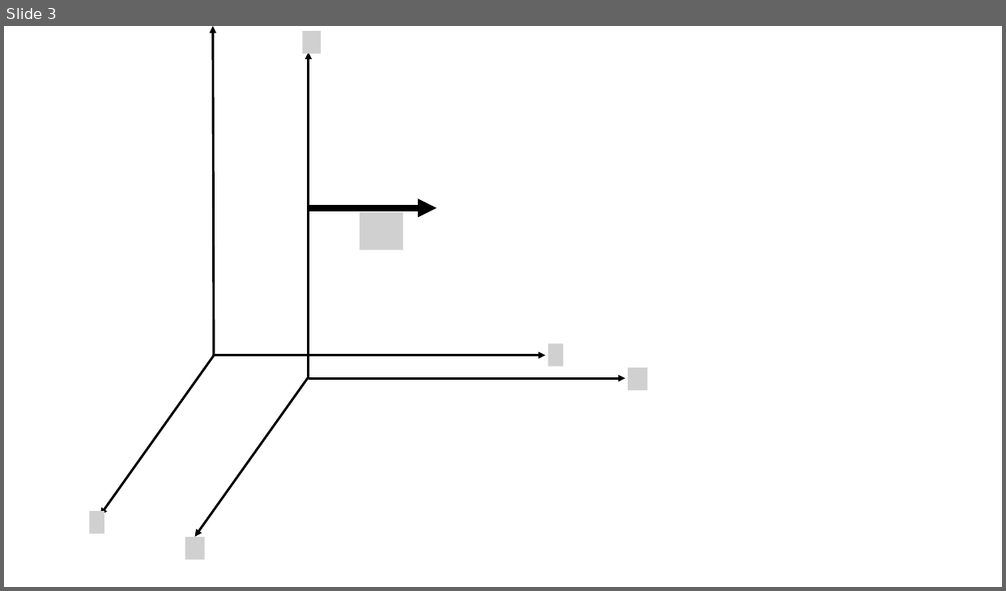
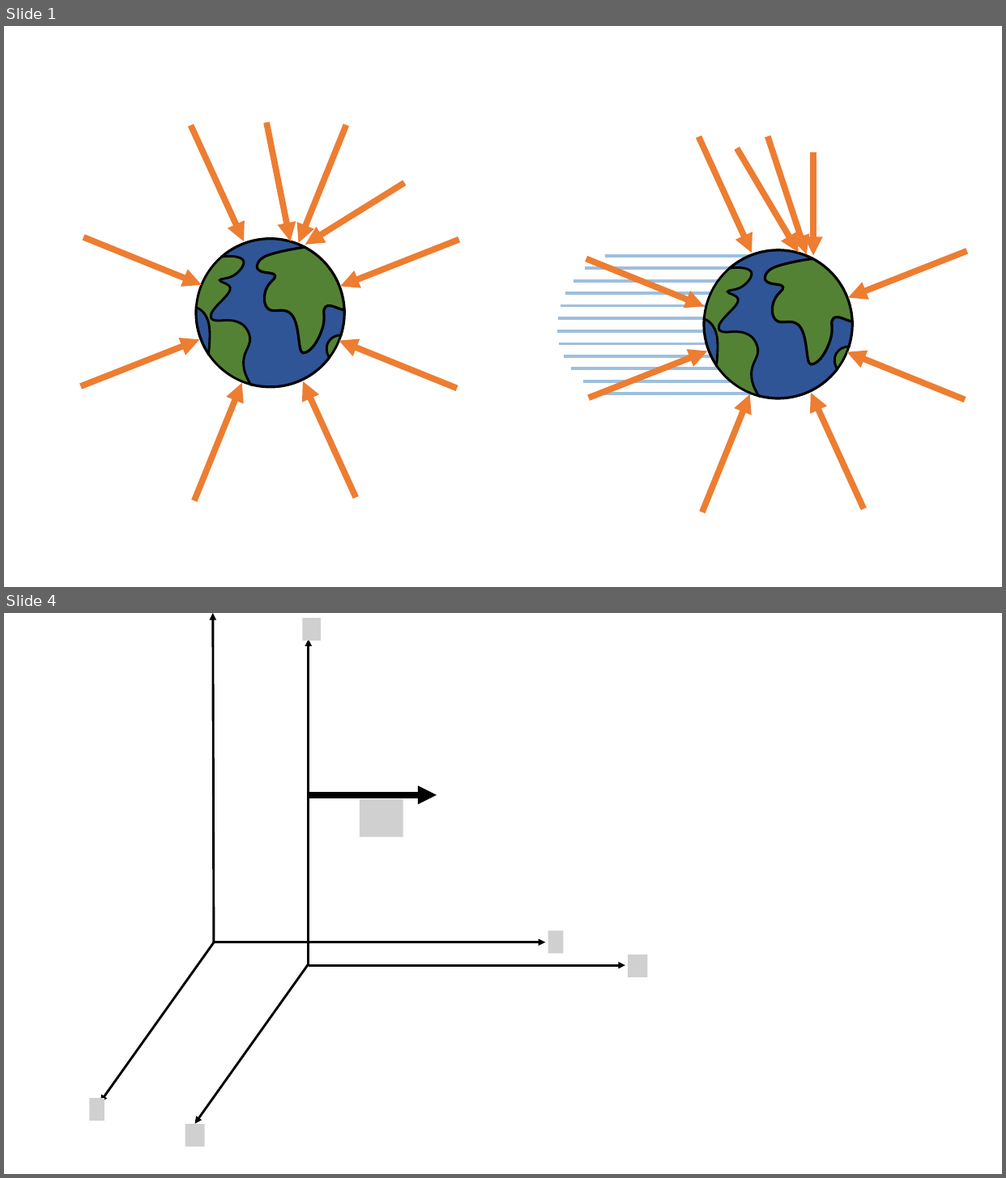
Before and after one commit to Phy-Hub/phy-hub.github.io, a slide deck: topics/special-relativity/media/SR Figures.pptx. Shown one above the other, each under a label of ours: slide 3 before the commit, slides 1 and 4 after it; the slides between them are not shown. The pictures are 1006x591 and 1006x1178 pixels, drawn with LibreOffice and Linux fonts; fonts in the diff are those of the drawing; grey boxes stand for pictures; background and template pictures are left out. Boxes give left, top, right and bottom in pixels: in the first picture for what was removed or moved away, otherwise in the second. Text is boxed around its words. In the diff, an @@ line names an element or a change of style, - is before the commit and + after.

```diff
--- a/topics/special-relativity/media/SR Figures.pptx
+++ b/topics/special-relativity/media/SR Figures.pptx
@@ slide 1 added at bbox=[4, 26, 1002, 587], background #FFFFFF @@
@@ arrow added from (266, 122) to (291, 241), #ED7D31 6 pt @@
@@ arrow added from (699, 137) to (752, 253), #ED7D31 6 pt @@
@@ arrow added from (768, 137) to (807, 254), #ED7D31 6 pt @@
@@ arrow added from (737, 148) to (799, 253), #ED7D31 6 pt @@
@@ arrow added from (813, 152) to (813, 256), #ED7D31 6 pt @@
@@ arrow added from (404, 183) to (305, 245), #ED7D31 6 pt @@
@@ group added at bbox=[80, 125, 459, 501]: 8 arrows, 4 freeform shapes @@
@@ arrow added from (586, 258) to (704, 307), #ED7D31 6 pt @@
@@ group added at bbox=[557, 256, 767, 394]: 12 lines @@
@@ arrow added from (967, 251) to (849, 297), #ED7D31 6 pt @@
@@ arrow added from (589, 398) to (708, 352), #ED7D31 6 pt @@
@@ group added at bbox=[704, 250, 853, 399]: 4 freeform shapes @@
@@ arrow added from (965, 400) to (847, 352), #ED7D31 6 pt @@
@@ arrow added from (702, 513) to (750, 395), #ED7D31 6 pt @@
@@ arrow added from (864, 510) to (811, 393), #ED7D31 6 pt @@
@@ what was slide 3 is now slide 4 @@
```
Also in this commit, not shown: 1 other slide added, 1 slide removed, 38 other files.
